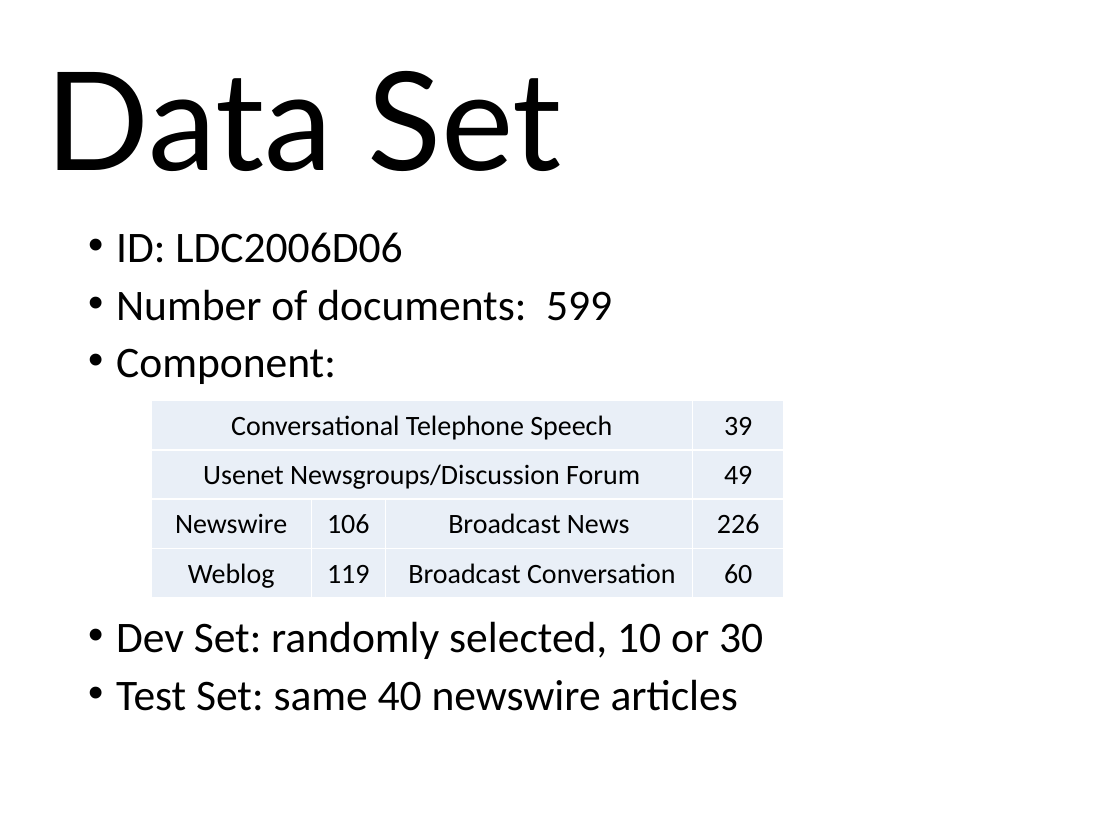
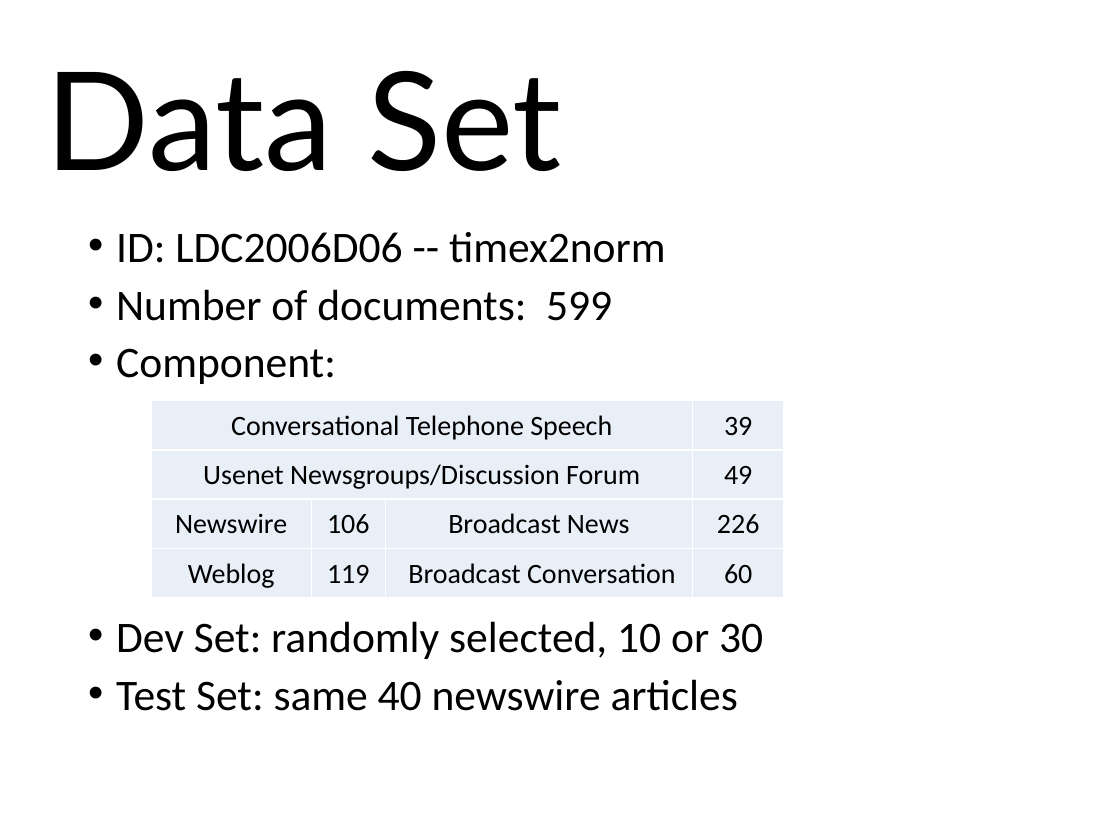
Before and after one commit to Aureliu/Doc-Share, a slide deck: slide 5 of Report/Event Extraction/Survey Report - mingdi - 150910.pptx. Drawn at 1120x840 pixels with LibreOffice and Linux fonts; fonts in the diff are those of the drawing. Boxes give left, top, right and bottom in pixels: in the first picture for what was removed or moved away, otherwise in the second. Text is boxed around its words. In the diff, an @@ line names an element or a change of style, - is before the commit and + after.

```diff
--- a/Report/Event Extraction/Survey Report - mingdi - 150910.pptx
+++ b/Report/Event Extraction/Survey Report - mingdi - 150910.pptx
@@ text at (116, 232, 666, 263): text changed @@
-• ID: LDC2006D06
+• ID: LDC2006D06 -- timex2norm
```
Also in this commit, not shown: 3 other slides changed, 1 other file.
